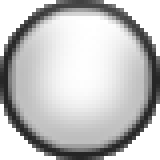
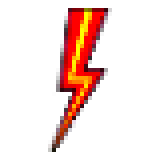
Layered file, before and after one edit (160x160). Changes by layer:
showed "uncharged v2", painted on it over box(48, 0, 112, 160)
showed "charging v2", painted on it over box(48, 0, 112, 160)
renamed "uncharged" to "white lightning", showed it, painted on it over box(28, 0, 132, 160)
hid "border - black" over box(0, 0, 160, 160)
hid "shading" over box(0, 0, 160, 160)
